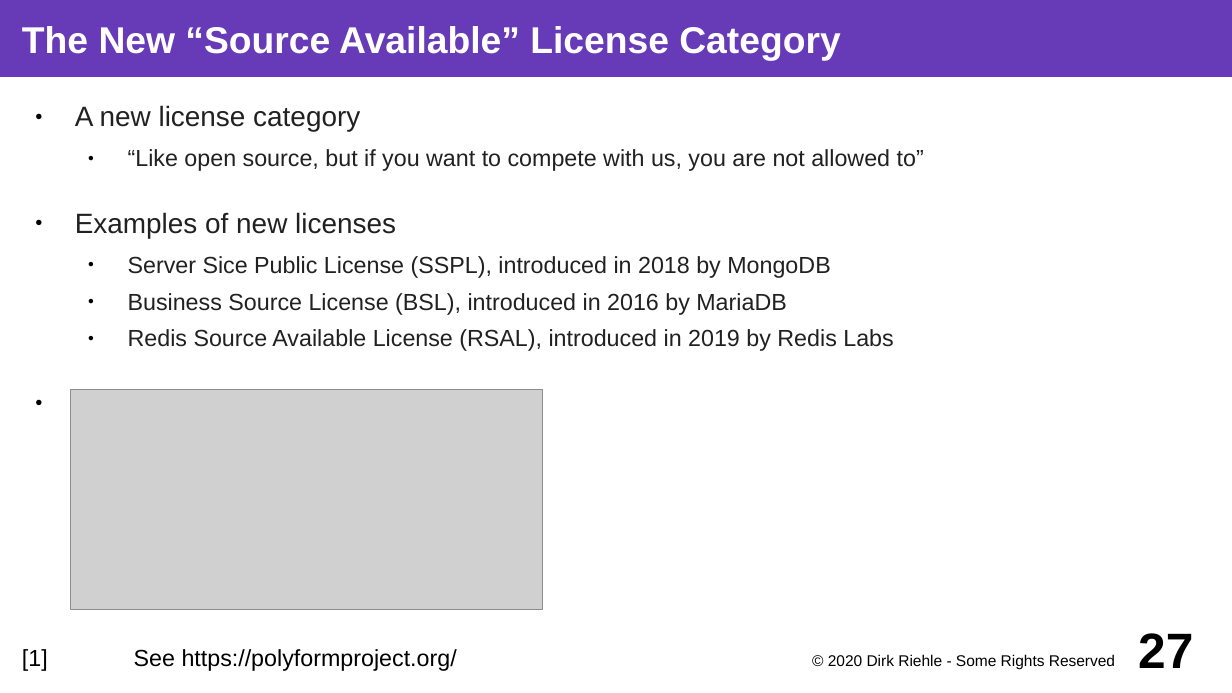
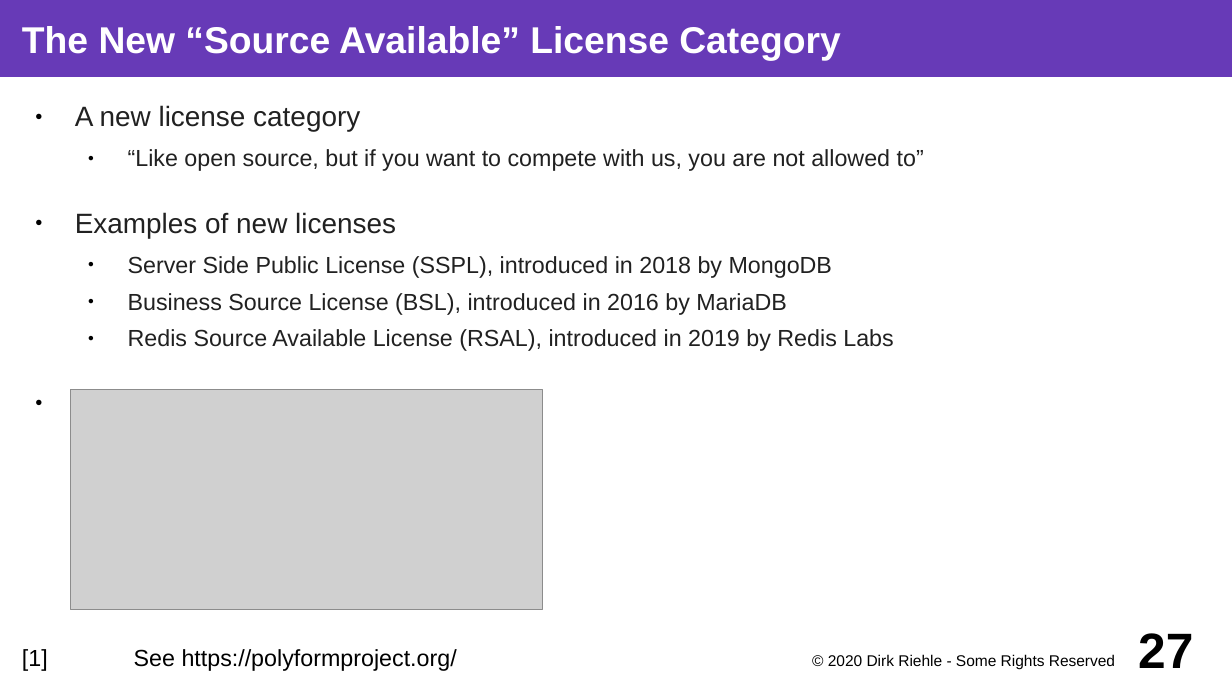
Before and after one commit to dirkriehle/coss-course, a slide deck: slide 27 of Lecture slides/COSS C04 - Cloud Service Strategies.odp. Drawn at 1232x693 pixels with LibreOffice and Linux fonts; fonts in the diff are those of the drawing; grey boxes stand for pictures. Boxes give left, top, right and bottom in pixels: in the first picture for what was removed or moved away, otherwise in the second. Text is boxed around its words. In the diff, an @@ line names an element or a change of style, - is before the commit and + after.

Commit message:
Finished commercial open source part.

```diff
--- a/Lecture slides/COSS C04 - Cloud Service Strategies.odp
+++ b/Lecture slides/COSS C04 - Cloud Service Strategies.odp
@@ text at [128,256,832,278]: text changed @@
-  ● Server Sice Public License (SSPL), introduced in 2018 by MongoDB
+  ● Server Side Public License (SSPL), introduced in 2018 by MongoDB
```
Also in this commit, not shown: 5 other slides changed, 4 other files.
